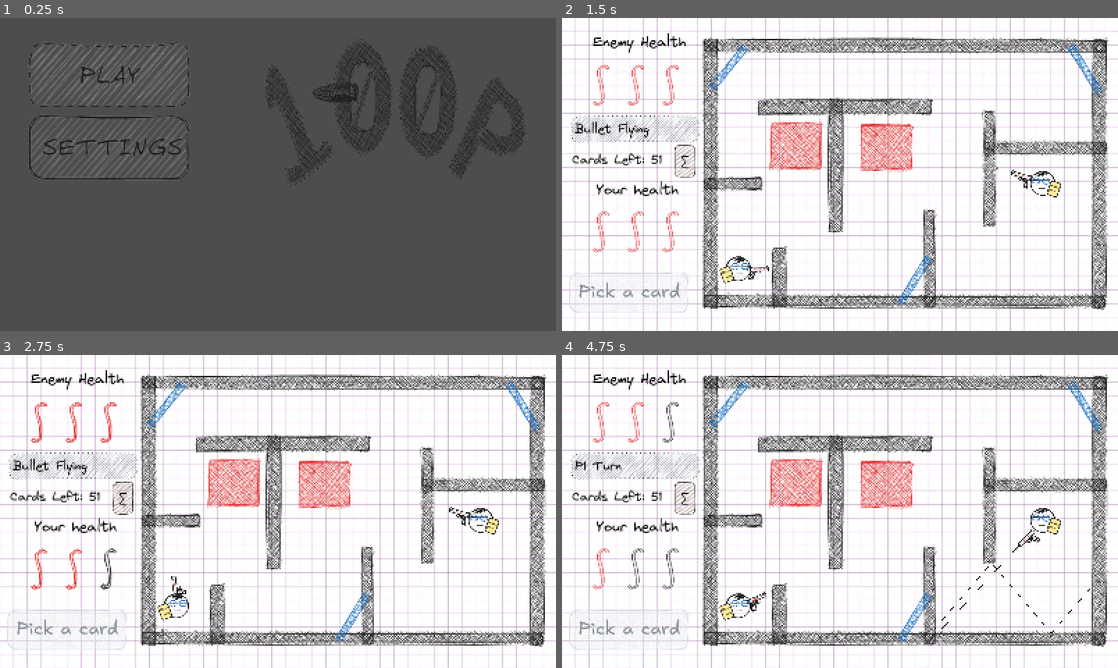
Above: before the commit, frames 1-4 (two rows, left to right).
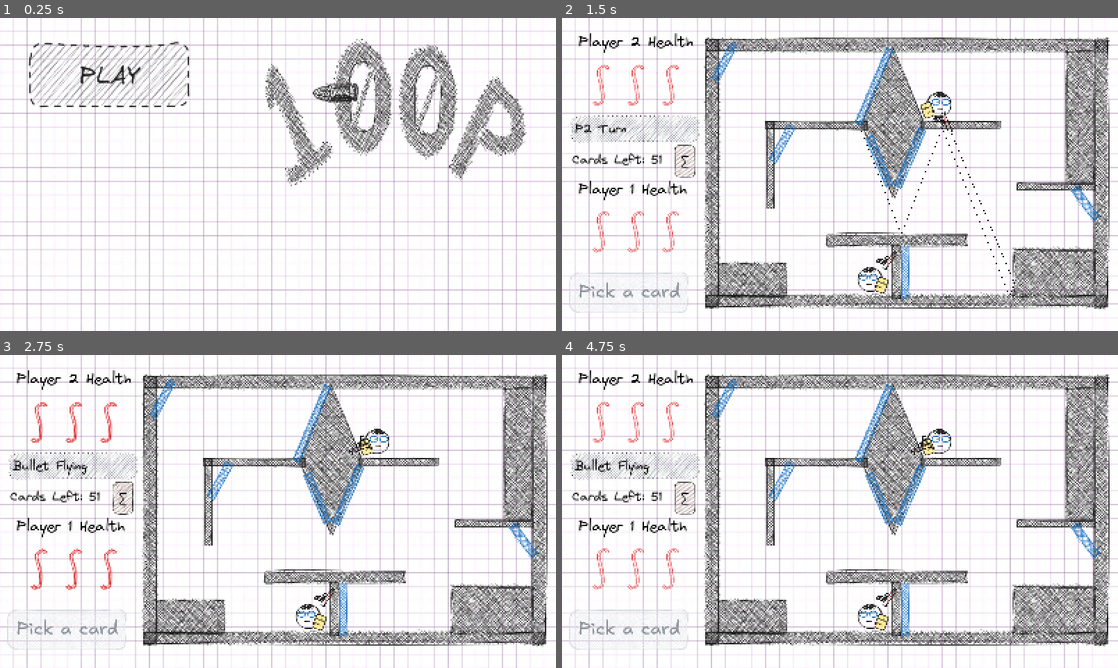
Above: after the commit, the same moments.

Repository: RebellionDevs/100P
Game: Godot game, scene res://scenes/main_menu.tscn
Two runs of this game, one before a commit and one after it. Both use one fixed random seed, a clock stepped at 60 frames per second and the inputs below.
Inputs (mouse positions are in pixels of both pictures, inside the frame that each line leads up to):
- Up to frame 1 (0.25 s): no input
- Up to frame 2 (1.5 s): click (673, 74) at 0.5 s; tap Enter at 1.25 s; move the mouse to (962, 158) at 1.27 s; click (962, 158) at 1.42 s
- Up to frame 3 (2.75 s): move the mouse to (166, 527) at 2.02 s; click (166, 527) at 2.17 s
- Up to frame 4 (4.75 s): move the mouse to (895, 442) at 2.77 s; click (895, 442) at 2.92 s; move the mouse to (812, 574) at 3.52 s; click (812, 574) at 3.67 s; tap Space at 4.25 s; move the mouse to (1006, 558) at 4.27 s; click (1006, 558) at 4.42 s

The runs differ from the first frame. In frame 1, 100% of the frame differs, in the area x 0-100%, y 0-100%; in frame 2, 27%; in frame 3, 27%; in frame 4, 27%.

Commit message:
feat: some shit

Diff:
--- a/project.godot
+++ b/project.godot
@@ -32,6 +32,7 @@
 enemy=""
 player_2=""
 player_1=""
+level_bounds=""
 
 [physics]
 
--- a/scenes/game.tscn
+++ b/scenes/game.tscn
@@ -39,14 +39,14 @@
 [node name="UI" type="CanvasLayer" parent="." unique_id=2025582642]
 
 [node name="EnemyHealthLabel" type="Label" parent="UI" unique_id=2007637560]
-offset_left = 89.0
+offset_left = 48.0
 offset_top = 43.0
-offset_right = 357.0
+offset_right = 378.0
 offset_bottom = 97.0
 theme_override_colors/font_color = Color(0, 0, 0, 1)
 theme_override_fonts/font = ExtResource("8_gee14")
 theme_override_font_sizes/font_size = 42
-text = "Enemy Health"
+text = "Player 2 Health"
 
 [node name="TextureRect" type="TextureRect" parent="UI" unique_id=954322678]
 offset_left = 12.0
@@ -69,14 +69,14 @@
 spacing = -50.0
 
 [node name="PlayerHealthLabel" type="Label" parent="UI" unique_id=568801195]
-offset_left = 99.0
-offset_top = 468.0
-offset_right = 334.0
-offset_bottom = 522.0
+offset_left = 48.0
+offset_top = 467.0
+offset_right = 359.0
+offset_bottom = 521.0
 theme_override_colors/font_color = Color(0, 0, 0, 1)
 theme_override_fonts/font = ExtResource("8_gee14")
 theme_override_font_sizes/font_size = 42
-text = "Your health"
+text = "Player 1 Health"
 
 [node name="EnemyHealth" type="Control" parent="UI" unique_id=1017973841]
 layout_mode = 3
--- a/scenes/level-2.tscn
+++ /dev/null
@@ -1,49 +0,0 @@
-[gd_scene format=3 uid="uid://dolw07msf17ta"]
-
-[ext_resource type="Texture2D" uid="uid://cv20g8cpvys80" path="res://assets/sprites/Drawing 2026-10-25 17.21.30.excalidraw.png" id="1_vb1sn"]
-
-[node name="Node2D" type="Node2D" unique_id=2035666136]
-
-[node name="Sprite2D" type="Sprite2D" parent="." unique_id=153735305]
-position = Vector2(467.00003, 48)
-scale = Vector2(1.393, 1.393)
-texture = ExtResource("1_vb1sn")
-
-[node name="Walls" type="StaticBody2D" parent="." unique_id=1983858840]
-
-[node name="CollisionPolygon2D2" type="CollisionPolygon2D" parent="Walls" unique_id=674692284]
-polygon = PackedVector2Array(-169, -298, -169, -298, -166, 394, -126, 392, -125, -305)
-
-[node name="CollisionPolygon2D3" type="CollisionPolygon2D" parent="Walls" unique_id=1895282137]
-polygon = PackedVector2Array(488, -83, 524, -84, 528, 195, 493, 198)
-
-[node name="CollisionPolygon2D" type="CollisionPolygon2D" parent="Walls" unique_id=528003951]
-polygon = PackedVector2Array(-167, -341, 1103, -338, 1104, -301, -167, -305, -167, -305)
-
-[node name="CollisionPolygon2D4" type="CollisionPolygon2D" parent="Walls" unique_id=1255286799]
-polygon = PackedVector2Array(1060, -302, 1104, -302, 1103, 436, 1057, 435)
-
-[node name="CollisionPolygon2D5" type="CollisionPolygon2D" parent="Walls" unique_id=2078845204]
-polygon = PackedVector2Array(-167, 395, 1101, 399, 1103, 439, -167, 434)
-
-[node name="CollisionPolygon2D6" type="CollisionPolygon2D" parent="Walls" unique_id=1544556147]
-polygon = PackedVector2Array(120, 96, 155, 96, 154, 424, 120, 423)
-
-[node name="CollisionPolygon2D7" type="CollisionPolygon2D" parent="Walls" unique_id=1006115955]
-polygon = PackedVector2Array(779, -336, 816, -336, 816, -336, 820, -4, 782, -3)
-
-[node name="Function Wall" type="StaticBody2D" parent="." unique_id=418968381]
-
-[node name="CollisionPolygon2D" type="CollisionPolygon2D" parent="Function Wall" unique_id=420483447]
-polygon = PackedVector2Array(131, 285, 223, 412, 241, 402, 154, 271, 154, 271)
-
-[node name="CollisionPolygon2D2" type="CollisionPolygon2D" parent="Function Wall" unique_id=914816418]
-polygon = PackedVector2Array(702, -314, 792, -187, 808, -197, 721, -326)
-
-[node name="IntegralZone" type="Area2D" parent="." unique_id=1656360397]
-
-[node name="CollisionPolygon2D" type="CollisionPolygon2D" parent="IntegralZone" unique_id=1845784552]
-polygon = PackedVector2Array(122, -192, 273, -195, 275, -67, 120, -63, 120, -63)
-
-[node name="CollisionPolygon2D2" type="CollisionPolygon2D" parent="IntegralZone" unique_id=161326681]
-polygon = PackedVector2Array(710, 112, 866, 112, 867, 238, 706, 238)
--- a/scenes/level-3.tscn
+++ /dev/null
@@ -1,52 +0,0 @@
-[gd_scene format=3 uid="uid://bdfigb2rxeq7b"]
-
-[ext_resource type="Texture2D" uid="uid://b131s7egyph43" path="res://assets/sprites/Drawing 2026-10-25 18.21.30.excalidraw.png" id="1_0i2u5"]
-
-[node name="Node2D" type="Node2D" unique_id=1309069018]
-
-[node name="Sprite2D" type="Sprite2D" parent="." unique_id=590932911]
-position = Vector2(396, 49)
-scale = Vector2(1.393, 1.393)
-texture = ExtResource("1_0i2u5")
-
-[node name="Walls" type="StaticBody2D" parent="." unique_id=443285049]
-
-[node name="CollisionPolygon2D" type="CollisionPolygon2D" parent="Walls" unique_id=1362781297]
-polygon = PackedVector2Array(-240, -338, 1032, -335, 1032, -304, 526, -303, 526, -160, 526, -160, 265, -159, 265, -303, -239, -302)
-
-[node name="CollisionPolygon2D2" type="CollisionPolygon2D" parent="Walls" unique_id=655076577]
-polygon = PackedVector2Array(-239, 432, 1027, 435, 1027, 435, 1028, 398, 1028, 398, 517, 401, 517, 401, 516, 259, 256, 261, 256, 396, 256, 396, -240, 400)
-
-[node name="CollisionPolygon2D3" type="CollisionPolygon2D" parent="Walls" unique_id=14199955]
-polygon = PackedVector2Array(-199, 434, -199, 207, -43, 209, -43, 174, -197, 175, -193, -337, -239, -337, -239, -337, -238, 435)
-
-[node name="CollisionPolygon2D4" type="CollisionPolygon2D" parent="Walls" unique_id=982075145]
-polygon = PackedVector2Array(1030, 440, 1030, -339, 989, -336, 988, 433)
-
-[node name="CollisionPolygon2D5" type="CollisionPolygon2D" parent="Walls" unique_id=770359046]
-polygon = PackedVector2Array(850, -131, 1034, -130, 1034, -90, 851, -90)
-
-[node name="CollisionPolygon2D6" type="CollisionPolygon2D" parent="Walls" unique_id=2136842380]
-polygon = PackedVector2Array(130, 77, 675, 77, 675, 77, 677, 36, 677, 36, 125, 36)
-
-[node name="Function Wall" type="StaticBody2D" parent="." unique_id=1565520029]
-
-[node name="CollisionPolygon2D" type="CollisionPolygon2D" parent="Function Wall" unique_id=1818707770]
-polygon = PackedVector2Array(-217, 76, -127, 201, -127, 201, -108, 192, -148, 130, -198, 61)
-
-[node name="CollisionPolygon2D2" type="CollisionPolygon2D" parent="Function Wall" unique_id=1659922041]
-polygon = PackedVector2Array(-204, -203, -99, -314, -117, -329, -219, -214, -219, -214)
-
-[node name="CollisionPolygon2D3" type="CollisionPolygon2D" parent="Function Wall" unique_id=1559788730]
-polygon = PackedVector2Array(1002, 32, 1018, 19, 927, -109, 909, -95)
-
-[node name="CollisionPolygon2D4" type="CollisionPolygon2D" parent="Function Wall" unique_id=657849042]
-polygon = PackedVector2Array(939, 426, 1025, 298, 1008, 286, 918, 416)
-
-[node name="IntegralZone" type="Area2D" parent="." unique_id=1350459265]
-
-[node name="CollisionPolygon2D" type="CollisionPolygon2D" parent="IntegralZone" unique_id=52481382]
-polygon = PackedVector2Array(-87, -93, 73, -93, 75, -221, 75, -221, -86, -223)
-
-[node name="CollisionPolygon2D2" type="CollisionPolygon2D" parent="IntegralZone" unique_id=1950994493]
-polygon = PackedVector2Array(759, 162, 916, 158, 913, 289, 750, 290)
--- a/scenes/level-4.tscn
+++ /dev/null
@@ -1,49 +0,0 @@
-[gd_scene format=3 uid="uid://bhsn7tckfjabv"]
-
-[ext_resource type="Texture2D" uid="uid://dj57yufl7ssia" path="res://assets/sprites/Drawing 2026-10-25 19.21.30.excalidraw.png" id="1_qexdo"]
-
-[node name="Node2D" type="Node2D" unique_id=365337017]
-
-[node name="Sprite2D" type="Sprite2D" parent="." unique_id=344457351]
-position = Vector2(396, 49)
-scale = Vector2(1.393, 1.393)
-texture = ExtResource("1_qexdo")
-
-[node name="Walls" type="StaticBody2D" parent="." unique_id=1884813187]
-
-[node name="CollisionPolygon2D" type="CollisionPolygon2D" parent="Walls" unique_id=1442927520]
-polygon = PackedVector2Array(-239, 434, 1029, 434, 1029, 434, 1029, 398, -239, 398)
-
-[node name="CollisionPolygon2D2" type="CollisionPolygon2D" parent="Walls" unique_id=151429640]
-polygon = PackedVector2Array(-234, 436, -239, -338, -194, -336, -194, 432)
-
-[node name="CollisionPolygon2D3" type="CollisionPolygon2D" parent="Walls" unique_id=1969822292]
-polygon = PackedVector2Array(-239, -338, 1035, -335, 1033, -302, 120, -302, 123, -135, 76, -134, 76, -134, 76, -302, -238, -301)
-
-[node name="CollisionPolygon2D4" type="CollisionPolygon2D" parent="Walls" unique_id=1799940524]
-polygon = PackedVector2Array(-239, 228, 422, 229, 425, -155, 384, -151, 382, 196, -239, 196)
-
-[node name="CollisionPolygon2D5" type="CollisionPolygon2D" parent="Walls" unique_id=1899527837]
-polygon = PackedVector2Array(384, 36, 611, 36, 610, -2, 380, 0, 380, 0)
-
-[node name="CollisionPolygon2D6" type="CollisionPolygon2D" parent="Walls" unique_id=2137210729]
-polygon = PackedVector2Array(991, -338, 989, -142, 820, -142, 822, -108, 989, -108, 989, 151, 819, 152, 819, 191, 988, 188, 985, 438, 1032, 436, 1035, -336)
-
-[node name="Function Wall" type="StaticBody2D" parent="." unique_id=1965539000]
-
-[node name="CollisionPolygon2D" type="CollisionPolygon2D" parent="Function Wall" unique_id=1058576658]
-polygon = PackedVector2Array(-227, 76, -137, 205, -121, 196, -211, 59)
-
-[node name="CollisionPolygon2D2" type="CollisionPolygon2D" parent="Function Wall" unique_id=1066254075]
-polygon = PackedVector2Array(115, -183, 201, -308, 183, -319, 95, -194)
-
-[node name="CollisionPolygon2D3" type="CollisionPolygon2D" parent="Function Wall" unique_id=1693292669]
-polygon = PackedVector2Array(923, 165, 1029, 51, 1007, 36, 904, 155)
-
-[node name="IntegralZone" type="Area2D" parent="." unique_id=1027409228]
-
-[node name="CollisionPolygon2D" type="CollisionPolygon2D" parent="IntegralZone" unique_id=1778380136]
-polygon = PackedVector2Array(630, -242, 630, -242, 788, -242, 791, 308, 791, 308, 626, 308)
-
-[node name="CollisionPolygon2D2" type="CollisionPolygon2D" parent="IntegralZone" unique_id=747760968]
-polygon = PackedVector2Array(-143, -61, 15, -64, 16, 71, -143, 70)
--- a/scenes/level-5.tscn
+++ /dev/null
@@ -1,43 +0,0 @@
-[gd_scene format=3 uid="uid://s4pg5j7jms8k"]
-
-[ext_resource type="Texture2D" uid="uid://htuscbq5ri5m" path="res://assets/sprites/Drawing 2026-10-25 20.21.30.excalidraw.png" id="1_oluag"]
-
-[node name="Node2D" type="Node2D" unique_id=1615517969]
-
-[node name="Sprite2D" type="Sprite2D" parent="." unique_id=2027429113]
-position = Vector2(396, 49)
-scale = Vector2(1.393, 1.393)
-texture = ExtResource("1_oluag")
-
-[node name="Walls" type="StaticBody2D" parent="." unique_id=1741396055]
-
-[node name="CollisionPolygon2D" type="CollisionPolygon2D" parent="Walls" unique_id=601387551]
-polygon = PackedVector2Array(-239, -338, 1033, -334, 1028, 435, -240, 437, -238, 398, 991, 402, 991, -300, -195, -306, -197, 397, -240, 394)
-
-[node name="CollisionPolygon2D2" type="CollisionPolygon2D" parent="Walls" unique_id=1007506080]
-polygon = PackedVector2Array(10, 143, 279, -124, 310, -97, 40, 172)
-
-[node name="CollisionPolygon2D3" type="CollisionPolygon2D" parent="Walls" unique_id=286745048]
-polygon = PackedVector2Array(16, -91, 283, 182, 311, 154, 42, -115)
-
-[node name="CollisionPolygon2D4" type="CollisionPolygon2D" parent="Walls" unique_id=160531868]
-polygon = PackedVector2Array(570, 161, 570, 161, 840, -111, 868, -78, 598, 191)
-
-[node name="CollisionPolygon2D5" type="CollisionPolygon2D" parent="Walls" unique_id=1524366529]
-polygon = PackedVector2Array(604, -78, 673, -10, 735, 48, 768, 15, 635, -107, 635, -107)
-
-[node name="Function Wall" type="StaticBody2D" parent="." unique_id=1904319761]
-
-[node name="CollisionPolygon2D" type="CollisionPolygon2D" parent="Function Wall" unique_id=906068236]
-polygon = PackedVector2Array(356, -25, 512, -24, 513, 1, 356, -1)
-
-[node name="CollisionPolygon2D2" type="CollisionPolygon2D" parent="Function Wall" unique_id=1511775558]
-polygon = PackedVector2Array(365, 69, 365, 69, 522, 67, 522, 67, 520, 90, 520, 90, 365, 88)
-
-[node name="IntegralZone" type="Area2D" parent="." unique_id=1294429823]
-
-[node name="CollisionPolygon2D" type="CollisionPolygon2D" parent="IntegralZone" unique_id=1188555744]
-polygon = PackedVector2Array(-127, -126, 37, -124, 35, -252, -123, -253)
-
-[node name="CollisionPolygon2D2" type="CollisionPolygon2D" parent="IntegralZone" unique_id=537439456]
-polygon = PackedVector2Array(775, 268, 931, 271, 932, 139, 932, 139, 778, 142)
--- /dev/null
+++ b/scenes/level_2.tscn
@@ -0,0 +1,78 @@
+[gd_scene format=3 uid="uid://88427ab2my33"]
+
+[ext_resource type="Texture2D" uid="uid://b7gw4sn07tpmg" path="res://assets/sprites/level_2.png" id="1_3bmlt"]
+[ext_resource type="PackedScene" uid="uid://be8qbmt0fe144" path="res://scenes/player_1.tscn" id="2_jm1iu"]
+[ext_resource type="PackedScene" uid="uid://rub37kwk3kt6" path="res://scenes/player_2.tscn" id="3_pbc48"]
+
+[sub_resource type="RectangleShape2D" id="RectangleShape2D_3bmlt"]
+size = Vector2(1162.5, 771.5)
+
+[node name="Node2D" type="Node2D" unique_id=377400073]
+
+[node name="Sprite2D" type="Sprite2D" parent="." unique_id=898961453]
+position = Vector2(994.62537, 454.44095)
+scale = Vector2(1.27, 1.393)
+texture = ExtResource("1_3bmlt")
+
+[node name="Walls" type="StaticBody2D" parent="." unique_id=58070516]
+
+[node name="CollisionPolygon2D5" type="CollisionPolygon2D" parent="Walls" unique_id=1558203395]
+polygon = PackedVector2Array(1265.7037, 106.159515, 1267.0348, 375.0215, 1304.3027, 375.0215, 1305.6338, 104.82851)
+
+[node name="CollisionPolygon2D4" type="CollisionPolygon2D" parent="Walls" unique_id=1214881307]
+polygon = PackedVector2Array(562.93567, 383.00754, 562.93567, 638.5596, 601.53467, 638.5596, 600.20374, 605.28455, 650.78174, 605.28455, 650.78174, 586.6506, 585.56274, 586.6506, 585.56274, 429.59253, 602.8657, 428.26154, 602.8657, 385.66953)
+
+[node name="CollisionPolygon2D" type="CollisionPolygon2D" parent="Walls" unique_id=1089602200]
+polygon = PackedVector2Array(419.18768, 275.19653, 662.76074, 275.19653, 664.0917, 311.1335, 416.5257, 309.80252)
+
+[node name="CollisionPolygon2D2" type="CollisionPolygon2D" parent="Walls" unique_id=938349323]
+polygon = PackedVector2Array(785.21277, 197.99852, 785.21277, 417.61353, 749.27576, 417.61353, 749.27576, 446.89554, 1141.9208, 446.89554, 1141.9208, 413.62054, 829.13574, 416.28253, 830.4667, 197.99852)
+
+[node name="CollisionPolygon2D3" type="CollisionPolygon2D" parent="Walls" unique_id=1893195793]
+polygon = PackedVector2Array(938.2777, 235.26651, 938.2777, 263.21753, 1113.9697, 263.21753, 1113.9697, 237.92853)
+
+[node name="CollisionPolygon2D6" type="CollisionPolygon2D" parent="Walls" unique_id=2087041255]
+polygon = PackedVector2Array(746.6138, 597.2985, 907.6647, 597.2985, 908.9957, 711.7645, 942.27075, 711.7645, 942.27075, 599.9606, 1143.2518, 599.9606, 1143.2518, 521.4315, 1116.6317, 520.1005, 1115.3008, 568.01654, 743.95166, 566.68555)
+
+[node name="CollisionPolygon2D7" type="CollisionPolygon2D" parent="Walls" unique_id=2087702218]
+polygon = PackedVector2Array(1289.6617, 561.3616, 1531.9038, 561.3616, 1534.5658, 597.2985, 1289.6617, 599.9606)
+
+[node name="CollisionPolygon2D8" type="CollisionPolygon2D" parent="Walls" unique_id=1337646124]
+polygon = PackedVector2Array(1212.4637, 699.7855, 1216.4568, 828.8926, 1247.0698, 828.8926, 1244.4078, 699.7855)
+
+[node name="CollisionPolygon2D9" type="CollisionPolygon2D" parent="Walls" unique_id=1005102045]
+polygon = PackedVector2Array(416.52573, 838.20953, 1571.8339, 840.8716, 1569.1718, 70.2225, 416.52573, 63.56751, 416.52573, 100.83551, 1537.2278, 103.49751, 1535.8969, 804.9346, 415.19473, 803.6036)
+
+[node name="CollisionPolygon2D10" type="CollisionPolygon2D" parent="Walls" unique_id=629193292]
+polygon = PackedVector2Array(415.19473, 99.50452, 416.52573, 814.2515, 452.46274, 814.2515, 455.12473, 100.83551)
+
+[node name="Function Walls" type="StaticBody2D" parent="." unique_id=1581764689 groups=["function_wall"]]
+
+[node name="CollisionPolygon2D" type="CollisionPolygon2D" parent="Function Walls" unique_id=1171582102]
+polygon = PackedVector2Array(424.46356, 193.62735, 443.2464, 209.40497, 531.15027, 96.70775, 514.62134, 79.427505)
+
+[node name="CollisionPolygon2D2" type="CollisionPolygon2D" parent="Function Walls" unique_id=1375489530]
+polygon = PackedVector2Array(1201.5486, 96.25696, 1281.1879, 182.65816, 1296.9655, 164.6266, 1219.5801, 79.728035)
+
+[node name="CollisionPolygon2D3" type="CollisionPolygon2D" parent="Function Walls" unique_id=1391440161]
+polygon = PackedVector2Array(1469.9617, 593.9677, 1548.8497, 675.1097, 1563.1248, 658.58075, 1487.9932, 577.4388)
+
+[node name="CollisionPolygon2D4" type="CollisionPolygon2D" parent="Function Walls" unique_id=1010043354]
+polygon = PackedVector2Array(918, 658.36365, 934.36365, 673.8182, 1009.8182, 590.1818, 994.36365, 574.7273)
+
+[node name="CollisionPolygon2D5" type="CollisionPolygon2D" parent="Function Walls" unique_id=317762397]
+polygon = PackedVector2Array(817.09094, 334.72736, 799.81824, 352.0001, 872.54553, 434.72736, 889.81824, 416.54553)
+
+[node name="LevelBounds" type="Area2D" parent="." unique_id=909984388 groups=["level_bounds"]]
+
+[node name="level_bounds" type="CollisionShape2D" parent="LevelBounds" unique_id=1407491355]
+position = Vector2(997.02356, 451.08154)
+shape = SubResource("RectangleShape2D_3bmlt")
+
+[node name="Player_1" parent="." unique_id=248845660 instance=ExtResource("2_jm1iu")]
+position = Vector2(1467.669, 176.39532)
+scale = Vector2(50, 50)
+
+[node name="Player_2" parent="." unique_id=1147380112 instance=ExtResource("3_pbc48")]
+position = Vector2(534.8179, 725.3923)
+scale = Vector2(50, 50)
--- /dev/null
+++ b/scenes/level_3.tscn
@@ -0,0 +1,64 @@
+[gd_scene format=3 uid="uid://s5ad02408w2d"]
+
+[ext_resource type="Texture2D" uid="uid://d0pat7cqvc706" path="res://assets/sprites/level-3.png" id="1_70nk6"]
+[ext_resource type="PackedScene" uid="uid://be8qbmt0fe144" path="res://scenes/player_1.tscn" id="2_uwxec"]
+[ext_resource type="PackedScene" uid="uid://rub37kwk3kt6" path="res://scenes/player_2.tscn" id="3_1pn4d"]
+
+[sub_resource type="RectangleShape2D" id="RectangleShape2D_70nk6"]
+size = Vector2(1162.5, 771.5)
+
+[node name="Node2D" type="Node2D" unique_id=81196331]
+
+[node name="Sprite2D" type="Sprite2D" parent="." unique_id=1925451340]
+position = Vector2(991.4158, 446.9327)
+scale = Vector2(1.27, 1.393)
+texture = ExtResource("1_70nk6")
+
+[node name="Walls" type="StaticBody2D" parent="." unique_id=1932547741]
+
+[node name="CollisionPolygon2D" type="CollisionPolygon2D" parent="Walls" unique_id=1792385075]
+polygon = PackedVector2Array(1569.5413, 63.478188, 1569.5413, 833.59485, 411.43802, 832.13074, 411.43802, 706.21814, 639.83765, 704.754, 642.76587, 796.9924, 945.8346, 796.9924, 947.2987, 656.4387, 759.89386, 656.4387, 759.89386, 622.7644, 1162.5214, 622.7644, 1162.5214, 653.51056, 970.7243, 653.51056, 970.7243, 804.31287, 1303.0751, 799.92053, 1300.1469, 663.7592, 1528.5465, 665.2233, 1530.0105, 496.8518, 1308.9314, 496.8518, 1310.3955, 471.9621, 1448.021, 471.9621, 1446.5569, 98.6166, 411.43802, 98.6166, 409.97394, 62.01409)
+
+[node name="CollisionPolygon2D2" type="CollisionPolygon2D" parent="Walls" unique_id=1157399391]
+polygon = PackedVector2Array(409.97394, 98.6166, 411.43802, 706.21814, 448.04053, 704.754, 449.50464, 100.080696)
+
+[node name="CollisionPolygon2D3" type="CollisionPolygon2D" parent="Walls" unique_id=110240332]
+polygon = PackedVector2Array(587.13007, 545.1671, 585.66595, 296.2701, 872.6296, 296.2701, 953.1551, 94.2243, 1038.0729, 291.8778, 1260.6161, 294.806, 1259.152, 315.3034, 1029.2883, 316.76752, 954.6192, 515.88513, 871.16547, 318.2316, 609.09155, 321.1598, 613.4839, 545.1671)
+
+[node name="Function Walls" type="StaticBody2D" parent="." unique_id=1165929469 groups=["function_wall"]]
+
+[node name="CollisionPolygon2D6" type="CollisionPolygon2D" parent="Function Walls" unique_id=1829807091]
+polygon = PackedVector2Array(977.4833, 801.7219, 974.4043, 654.44556, 1000.0622, 654.44556, 1001.0885, 802.7482)
+
+[node name="CollisionPolygon2D5" type="CollisionPolygon2D" parent="Function Walls" unique_id=777401652]
+polygon = PackedVector2Array(871.28534, 347.39825, 893.0735, 337.63116, 950.9247, 475.8731, 932.14185, 485.6402)
+
+[node name="CollisionPolygon2D3" type="CollisionPolygon2D" parent="Function Walls" unique_id=2081643226]
+position = Vector2(-3.00531, 8.264465)
+polygon = PackedVector2Array(595.55304, 404.49814, 613.5846, 417.2705, 670.6845, 317.34564, 648.145, 305.3246)
+
+[node name="CollisionPolygon2D" type="CollisionPolygon2D" parent="Function Walls" unique_id=1613728474]
+polygon = PackedVector2Array(844.23816, 297.8114, 935.1473, 82.9354, 953.9302, 94.956436, 862.2698, 307.5785)
+
+[node name="CollisionPolygon2D2" type="CollisionPolygon2D" parent="Function Walls" unique_id=1643184813]
+polygon = PackedVector2Array(431.76642, 171.59055, 452.80328, 182.86028, 504.64398, 81.43278, 485.1098, 71.66568)
+
+[node name="CollisionPolygon2D4" type="CollisionPolygon2D" parent="Function Walls" unique_id=1990286821]
+polygon = PackedVector2Array(957.6865, 478.127, 975.7181, 487.14282, 1054.6062, 314.34042, 1029.0614, 306.07596)
+
+[node name="CollisionPolygon2D7" type="CollisionPolygon2D" parent="Function Walls" unique_id=972172071]
+polygon = PackedVector2Array(1463.957, 495.87985, 1482.9438, 480.99826, 1548.1149, 567.722, 1533.2333, 583.1167)
+
+[node name="LevelBounds" type="Area2D" parent="." unique_id=755537104 groups=["level_bounds"]]
+
+[node name="level_bounds" type="CollisionShape2D" parent="LevelBounds" unique_id=404490884]
+position = Vector2(997.02356, 451.08154)
+shape = SubResource("RectangleShape2D_70nk6")
+
+[node name="Player_1" parent="." unique_id=248845660 instance=ExtResource("2_uwxec")]
+position = Vector2(896.53687, 754.84796)
+scale = Vector2(50, 50)
+
+[node name="Player_2" parent="." unique_id=1335147796 instance=ExtResource("3_1pn4d")]
+position = Vector2(1084.6539, 248.49496)
+scale = Vector2(50, 50)
--- a/scenes/main_menu.tscn
+++ b/scenes/main_menu.tscn
@@ -2,6 +2,7 @@
 
 [ext_resource type="Script" uid="uid://diogpnw6nc1vc" path="res://scripts/main_menu.gd" id="1_l6cm7"]
 [ext_resource type="Script" uid="uid://cgese1cmjyqv" path="res://scripts/animated_button.gd" id="2_ekxnf"]
+[ext_resource type="Texture2D" uid="uid://byop1bjfun2tx" path="res://assets/sprites/background.png" id="2_svtp6"]
 [ext_resource type="Texture2D" uid="uid://cbpmpb2xf03sx" path="res://assets/sprites/play_button.png" id="3_rtw2f"]
 [ext_resource type="Texture2D" uid="uid://dyu74nkum7pdb" path="res://assets/sprites/play_button_2.png" id="4_oa1go"]
 [ext_resource type="Texture2D" uid="uid://bpv14asgo1sdw" path="res://assets/sprites/play_button_hover.png" id="5_tbmy8"]
@@ -29,6 +30,13 @@
 offset_bottom = 40.0
 script = ExtResource("1_l6cm7")
 
+[node name="Background" type="TextureRect" parent="." unique_id=1654306023]
+layout_mode = 0
+offset_right = 1600.0
+offset_bottom = 900.0
+texture = ExtResource("2_svtp6")
+stretch_mode = 1
+
 [node name="PlayButton" type="TextureButton" parent="." unique_id=1559045769]
 layout_mode = 0
 offset_left = 67.0
@@ -41,6 +49,7 @@
 frame_interval = 0.5
 
 [node name="SettingsButton" type="TextureButton" parent="." unique_id=1541725738]
+visible = false
 layout_mode = 0
 offset_left = 66.0
 offset_top = 262.0
--- a/scripts/game.gd
+++ b/scripts/game.gd
@@ -5,7 +5,7 @@
 @onready var card_left_label: Label = $UI/CardLeft
 
 func _ready() -> void:
-	load_level("res://scenes/level-1.tscn")
+	load_level("res://scenes/level_3.tscn")
 
 func _process(delta: float) -> void:
 	match GameManager.current_state:
--- a/scripts/game_manager.gd
+++ b/scripts/game_manager.gd
@@ -80,7 +80,7 @@
 
 func draw_hand() -> void:
 	if deck.is_empty() and discard_pile.is_empty() and hand.is_empty():
-		trigger_game_over("Game Over (Deck Empty)")
+		trigger_game_over("Draw (Deck Empty)")
 		return
 
 	hand.clear()
--- a/scripts/game_over.gd
+++ b/scripts/game_over.gd
@@ -9,10 +9,12 @@
 func show_game_over(reason: String) -> void:
 	var lower_reason = reason.to_lower()
 
-	if "win" in lower_reason:
-		texture_rect.texture = preload("res://assets/sprites/game_over_win.png")
+	if "player 1" in lower_reason:
+		texture_rect.texture = preload("res://assets/sprites/player_1_win.png")
+	elif "player 2" in lower_reason:
+		texture_rect.texture = preload("res://assets/sprites/player_2_win.png")
 	else:
-		texture_rect.texture = preload("res://assets/sprites/game_over_lose.png")
+		texture_rect.texture = preload("res://assets/sprites/draw.png")
 
 	blur_overlay.mouse_filter = Control.MOUSE_FILTER_IGNORE
 	show()
Binary file added: assets/sprites/draw.png
Not shown, added: assets/sprites/draw.png.import
Binary file added: assets/sprites/level-3.png
Not shown, added: assets/sprites/level-3.png.import
Binary file added: assets/sprites/level_2.png
Not shown, added: assets/sprites/level_2.png.import
Binary file added: assets/sprites/player_1_win.png
Not shown, added: assets/sprites/player_1_win.png.import
Binary file added: assets/sprites/player_2_win.png
Not shown, added: assets/sprites/player_2_win.png.import
